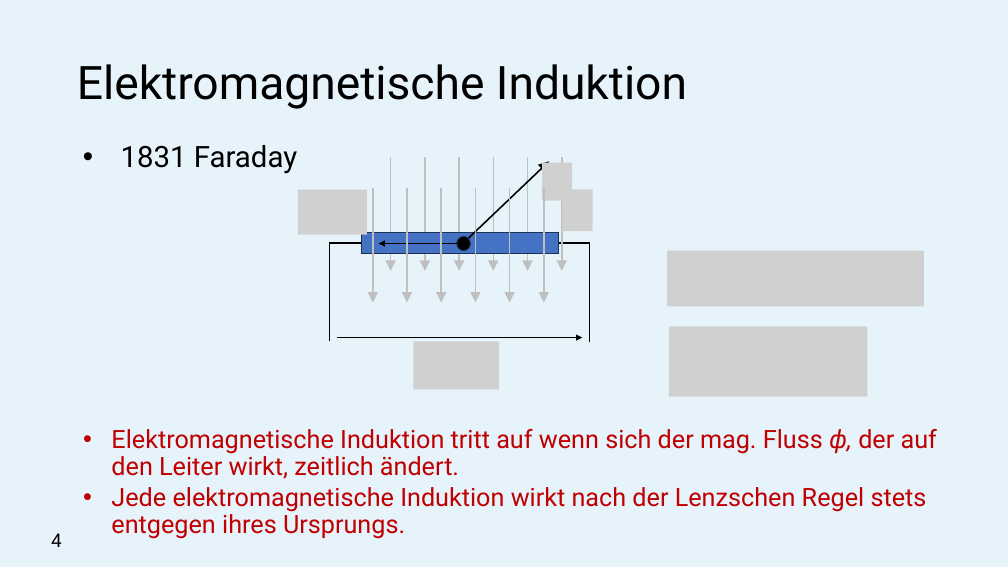
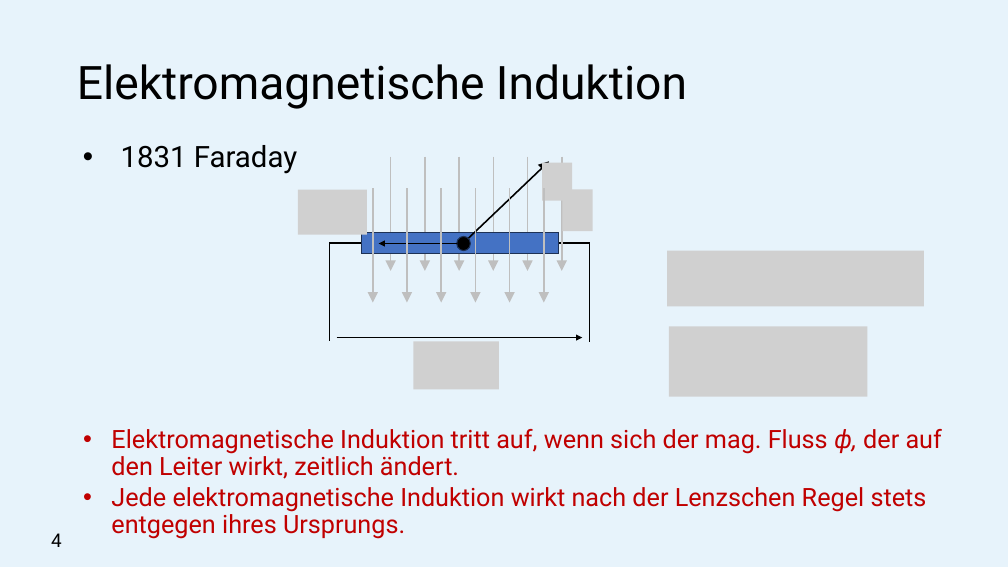
Before and after one commit to michaelroth1/Presentations, a slide deck: slide 5 of Selbstinduktion.pptx. Drawn at 1008x567 pixels with LibreOffice and Linux fonts; fonts in the diff are those of the drawing; grey boxes stand for pictures. Boxes give left, top, right and bottom in pixels: in the first picture for what was removed or moved away, otherwise in the second. Text is boxed around its words. In the diff, an @@ line names an element or a change of style, - is before the commit and + after.

```diff
--- a/Selbstinduktion.pptx
+++ b/Selbstinduktion.pptx
@@ text at (111, 429, 942, 479): text changed @@
-  • Elektromagnetische Induktion tritt auf wenn sich der mag. Fluss ϕ, der auf den Leiter wirkt, zeitlich ändert.
+  • Elektromagnetische Induktion tritt auf, wenn sich der mag. Fluss ϕ, der auf den Leiter wirkt, zeitlich ändert.
```
Also in this commit, not shown: 1 other file.
